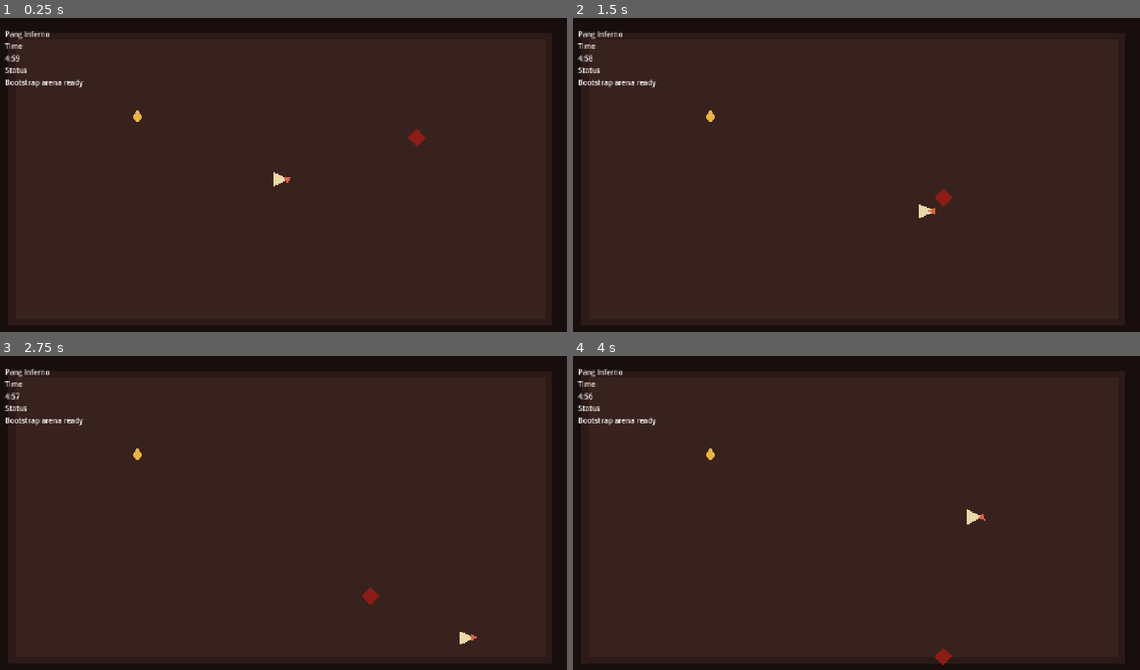
Above: before the commit, frames 1-4 (two rows, left to right).
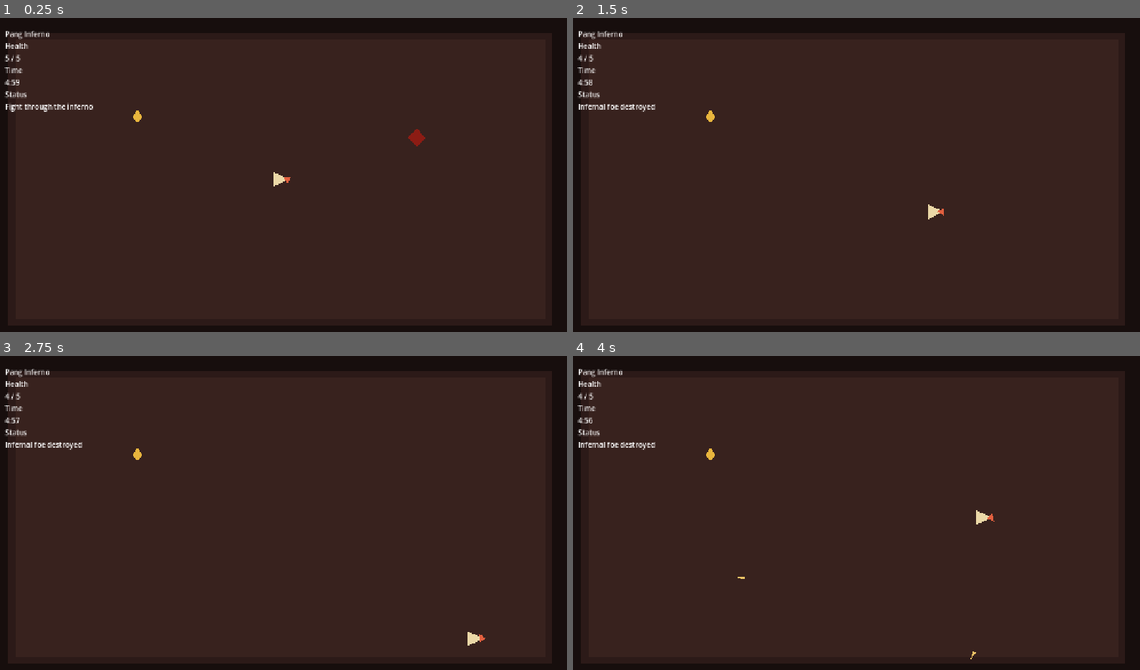
Above: after the commit, the same moments.

Repository: fj-vega/pang-inferno
Game: Godot game, scene res://scenes/main/Main.tscn
Two runs of this game, one before a commit and one after it. Both use one fixed random seed, a clock stepped at 60 frames per second and the inputs below.
Inputs (mouse positions are in pixels of both pictures, inside the frame that each line leads up to):
- Up to frame 1 (0.25 s): no input
- Up to frame 2 (1.5 s): tap Enter at 0.5 s; move the mouse to (981, 162) at 0.52 s; hold D (move_right) 0.53-1.28 s; hold Space (fire) 0.53-1.28 s; move the mouse to (737, 196) at 1.27 s; hold S (move_down) from 1.28 s (still down); tap Space (fire) at 1.35 s
- Up to frame 3 (2.75 s): move the mouse to (340, 447) at 2.02 s; release S (move_down) at 2.03 s; hold D (move_right) from 2.03 s (still down); hold Space (fire) from 2.03 s (still down); tap Enter at 2.1 s
- Up to frame 4 (4 s): move the mouse to (822, 582) at 2.77 s; release D (move_right) at 2.78 s; release Space (fire) at 2.78 s; hold W (move_up) 2.78-3.53 s; tap P at 2.85 s; tap Space (fire) at 3.05 s; move the mouse to (1026, 566) at 3.52 s; hold A (move_left) from 3.53 s (still down); hold Space (fire) from 3.53 s (still down)

The runs differ from the first frame. In frame 1, 0.6% of the frame differs, in the area x 0-17%, y 7-30%; in frame 2, 0.7%; in frame 3, 0.7%; in frame 4, 0.8%, in the area x 0-75%, y 7-99%.

Commit message:
Add core combat foundation slice

Diff:
--- a/scenes/main/Main.tscn
+++ b/scenes/main/Main.tscn
@@ -28,6 +28,8 @@
 offset_bottom = 672.0
 color = Color(0.219608, 0.133333, 0.117647, 1)
 
+[node name="Projectiles" type="Node2D" parent="."]
+
 [node name="Player" parent="." instance=ExtResource("2")]
 position = Vector2(640, 360)
 
--- a/scenes/player/Player.tscn
+++ b/scenes/player/Player.tscn
@@ -1,9 +1,13 @@
-[gd_scene load_steps=3 format=3]
+[gd_scene load_steps=5 format=3]
 
 [ext_resource type="Script" path="res://scripts/player/player_controller.gd" id="1"]
+[ext_resource type="Script" path="res://scripts/player/player_health.gd" id="2"]
 
 [sub_resource type="CircleShape2D" id="1"]
 radius = 18.0
+
+[sub_resource type="CircleShape2D" id="2"]
+radius = 20.0
 
 [node name="Player" type="CharacterBody2D"]
 script = ExtResource("1")
@@ -19,3 +23,13 @@
 
 [node name="CollisionShape2D" type="CollisionShape2D" parent="."]
 shape = SubResource("1")
+
+[node name="Hurtbox" type="Area2D" parent="."]
+monitoring = true
+monitorable = true
+
+[node name="CollisionShape2D" type="CollisionShape2D" parent="Hurtbox"]
+shape = SubResource("2")
+
+[node name="PlayerHealth" type="Node" parent="."]
+script = ExtResource("2")
--- /dev/null
+++ b/scenes/projectiles/Projectile.tscn
@@ -0,0 +1,18 @@
+[gd_scene load_steps=3 format=3]
+
+[ext_resource type="Script" path="res://scripts/projectiles/projectile.gd" id="1"]
+
+[sub_resource type="CircleShape2D" id="1"]
+radius = 6.0
+
+[node name="Projectile" type="Area2D"]
+script = ExtResource("1")
+monitoring = true
+monitorable = true
+
+[node name="Sprite" type="Polygon2D" parent="."]
+polygon = PackedVector2Array(0, -4, 18, 0, 0, 4)
+color = Color(0.92549, 0.768627, 0.4, 1)
+
+[node name="CollisionShape2D" type="CollisionShape2D" parent="."]
+shape = SubResource("1")
--- a/scenes/ui/HUD.tscn
+++ b/scenes/ui/HUD.tscn
@@ -16,6 +16,12 @@
 [node name="TitleLabel" type="Label" parent="MarginContainer/VBoxContainer"]
 text = "Pang Inferno"
 
+[node name="HealthLabel" type="Label" parent="MarginContainer/VBoxContainer"]
+text = "Health"
+
+[node name="HealthValue" type="Label" parent="MarginContainer/VBoxContainer"]
+text = "5 / 5"
+
 [node name="TimerLabel" type="Label" parent="MarginContainer/VBoxContainer"]
 text = "Time"
 
--- a/scripts/enemies/enemy_base.gd
+++ b/scripts/enemies/enemy_base.gd
@@ -1,10 +1,17 @@
 extends CharacterBody2D
+
+signal defeated(position: Vector2)
 
 @export var move_speed := 180.0
 @export var arena_size := Vector2(1280.0, 720.0)
 @export var arena_margin := 36.0
+@export var max_health := 3
+
+var current_health := 0
 
 func _ready() -> void:
+	add_to_group("enemies")
+	current_health = max_health
 	velocity = Vector2(-0.8, 0.6).normalized() * move_speed
 
 
@@ -18,3 +25,12 @@
 	if global_position.y <= arena_margin or global_position.y >= arena_size.y - arena_margin:
 		velocity.y *= -1.0
 		global_position.y = clamp(global_position.y, arena_margin, arena_size.y - arena_margin)
+
+
+func take_damage(amount: int) -> void:
+	current_health -= amount
+	if current_health > 0:
+		return
+
+	defeated.emit(global_position)
+	queue_free()
--- a/scripts/player/player_controller.gd
+++ b/scripts/player/player_controller.gd
@@ -1,20 +1,25 @@
 extends CharacterBody2D
+
+signal shot_requested(origin: Vector2, direction: Vector2)
 
 const MOVE_SPEED := 360.0
 const ARENA_MARGIN := 48.0
 const ARENA_SIZE := Vector2(1280.0, 720.0)
+const FIRE_COOLDOWN := 0.22
 
 @onready var facing_indicator: Polygon2D = $FacingIndicator
 
 var look_direction := Vector2.RIGHT
+var fire_cooldown_remaining := 0.0
 
-func _physics_process(_delta: float) -> void:
+func _physics_process(delta: float) -> void:
 	var movement := Input.get_vector("move_left", "move_right", "move_up", "move_down")
 	velocity = movement * MOVE_SPEED
 	move_and_slide()
 	_clamp_into_arena()
 	_update_look_direction(movement)
 	_update_indicator_rotation()
+	_update_firing(delta)
 
 
 func _clamp_into_arena() -> void:
@@ -39,3 +44,14 @@
 
 func _update_indicator_rotation() -> void:
 	facing_indicator.rotation = look_direction.angle()
+
+
+func _update_firing(delta: float) -> void:
+	fire_cooldown_remaining = max(fire_cooldown_remaining - delta, 0.0)
+	if not Input.is_action_pressed("fire"):
+		return
+	if fire_cooldown_remaining > 0.0:
+		return
+
+	fire_cooldown_remaining = FIRE_COOLDOWN
+	shot_requested.emit(global_position + (look_direction * 24.0), look_direction)
--- /dev/null
+++ b/scripts/player/player_health.gd
@@ -0,0 +1,47 @@
+extends Node
+
+signal health_changed(current_health: int, max_health: int)
+signal died
+
+@export var max_health := 5
+@export var contact_damage := 1
+@export var invulnerability_duration := 0.75
+
+@onready var hurtbox: Area2D = $"../Hurtbox"
+
+var current_health := 0
+var invulnerability_remaining := 0.0
+
+func _ready() -> void:
+	current_health = max_health
+	hurtbox.body_entered.connect(_on_hurtbox_body_entered)
+	health_changed.emit(current_health, max_health)
+
+
+func _process(delta: float) -> void:
+	invulnerability_remaining = max(invulnerability_remaining - delta, 0.0)
+
+
+func apply_damage(amount: int) -> void:
+	if invulnerability_remaining > 0.0 or current_health <= 0:
+		return
+
+	current_health = max(current_health - amount, 0)
+	invulnerability_remaining = invulnerability_duration
+	health_changed.emit(current_health, max_health)
+
+	if current_health == 0:
+		died.emit()
+
+
+func get_current_health() -> int:
+	return current_health
+
+
+func get_max_health() -> int:
+	return max_health
+
+
+func _on_hurtbox_body_entered(body: Node) -> void:
+	if body.is_in_group("enemies"):
+		apply_damage(contact_damage)
--- /dev/null
+++ b/scripts/projectiles/projectile.gd
@@ -0,0 +1,28 @@
+extends Area2D
+
+const MOVE_SPEED := 720.0
+const LIFETIME := 1.1
+
+var direction := Vector2.RIGHT
+var lifetime_remaining := LIFETIME
+
+func _ready() -> void:
+	body_entered.connect(_on_body_entered)
+
+
+func _process(delta: float) -> void:
+	global_position += direction * MOVE_SPEED * delta
+	lifetime_remaining -= delta
+	if lifetime_remaining <= 0.0:
+		queue_free()
+
+
+func setup(new_direction: Vector2) -> void:
+	direction = new_direction.normalized()
+	rotation = direction.angle()
+
+
+func _on_body_entered(body: Node) -> void:
+	if body.has_method("take_damage"):
+		body.call("take_damage", 1)
+	queue_free()
--- a/scripts/systems/game_flow.gd
+++ b/scripts/systems/game_flow.gd
@@ -2,29 +2,79 @@
 
 const ROUND_DURATION := 300.0
 
+var projectile_scene := preload("res://scenes/projectiles/Projectile.tscn")
+
+@onready var player: CharacterBody2D = $Player
+@onready var player_health: Node = $Player/PlayerHealth
+@onready var enemy: CharacterBody2D = $EnemyBase
+@onready var projectile_container: Node = $Projectiles
 @onready var hud: CanvasLayer = $HUD
 
 var elapsed_time := 0.0
+var run_over := false
 
 func _ready() -> void:
 	var input_changed := _ensure_input_actions()
 	if input_changed:
 		ProjectSettings.save()
+	_connect_gameplay_signals()
 	_configure_hud()
 
 
 func _process(delta: float) -> void:
+	if run_over:
+		return
+
 	elapsed_time = min(elapsed_time + delta, ROUND_DURATION)
 	var remaining_time: float = max(ROUND_DURATION - elapsed_time, 0.0)
 	if hud.has_method("set_round_time"):
 		hud.call("set_round_time", remaining_time)
 
 
+func _connect_gameplay_signals() -> void:
+	if player.has_signal("shot_requested"):
+		player.shot_requested.connect(_spawn_projectile)
+	if player_health.has_signal("health_changed"):
+		player_health.health_changed.connect(_on_player_health_changed)
+	if player_health.has_signal("died"):
+		player_health.died.connect(_on_player_died)
+	if enemy != null and enemy.has_signal("defeated"):
+		enemy.defeated.connect(_on_enemy_defeated)
+
+
 func _configure_hud() -> void:
 	if hud.has_method("set_round_time"):
 		hud.call("set_round_time", ROUND_DURATION)
 	if hud.has_method("set_status"):
-		hud.call("set_status", "Bootstrap arena ready")
+		hud.call("set_status", "Fight through the inferno")
+	if hud.has_method("set_health"):
+		hud.call("set_health", player_health.call("get_current_health"), player_health.call("get_max_health"))
+
+
+func _spawn_projectile(origin: Vector2, direction: Vector2) -> void:
+	if run_over:
+		return
+
+	var projectile := projectile_scene.instantiate()
+	projectile.global_position = origin
+	projectile.call("setup", direction)
+	projectile_container.add_child(projectile)
+
+
+func _on_player_health_changed(current_health: int, max_health: int) -> void:
+	if hud.has_method("set_health"):
+		hud.call("set_health", current_health, max_health)
+
+
+func _on_player_died() -> void:
+	run_over = true
+	if hud.has_method("set_status"):
+		hud.call("set_status", "The hunter has fallen")
+
+
+func _on_enemy_defeated(_position: Vector2) -> void:
+	if hud.has_method("set_status"):
+		hud.call("set_status", "Infernal foe destroyed")
 
 
 func _ensure_input_actions() -> bool:
--- a/scripts/ui/hud.gd
+++ b/scripts/ui/hud.gd
@@ -1,7 +1,12 @@
 extends CanvasLayer
 
+@onready var health_value: Label = $MarginContainer/VBoxContainer/HealthValue
 @onready var timer_value: Label = $MarginContainer/VBoxContainer/TimerValue
 @onready var status_value: Label = $MarginContainer/VBoxContainer/StatusValue
+
+func set_health(current_health: int, max_health: int) -> void:
+	health_value.text = "%d / %d" % [current_health, max_health]
+
 
 func set_round_time(remaining_time: float) -> void:
 	var seconds := int(remaining_time)
Not shown: 1 places in scenes/main/Main.tscn that only renumber resources
Not shown, changed: docs/IMPLEMENTATION_CHECKLIST.md
Not shown, changed: docs/MEMORY.md
Not shown, changed: docs/PLAN.md
Not shown, changed: docs/STRUCTURE.md
